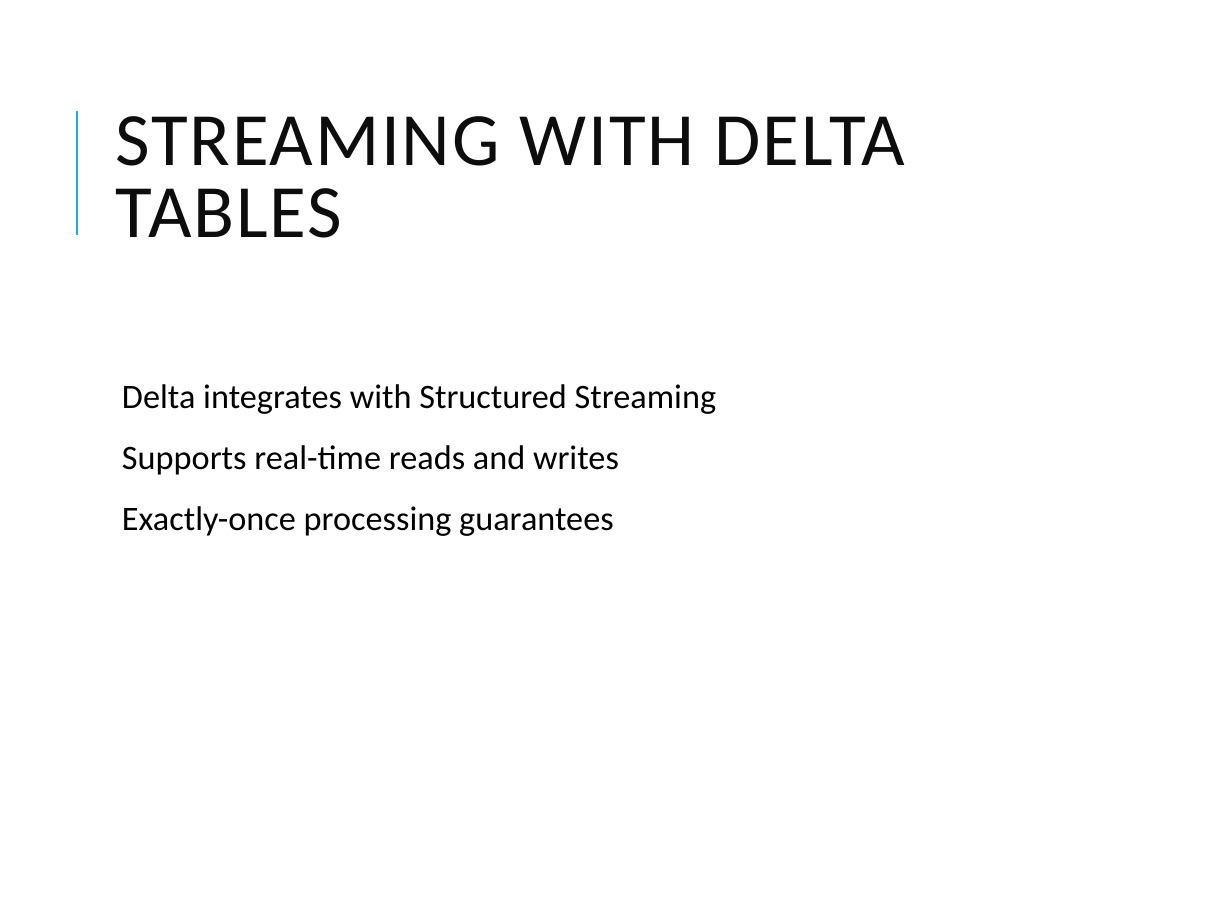
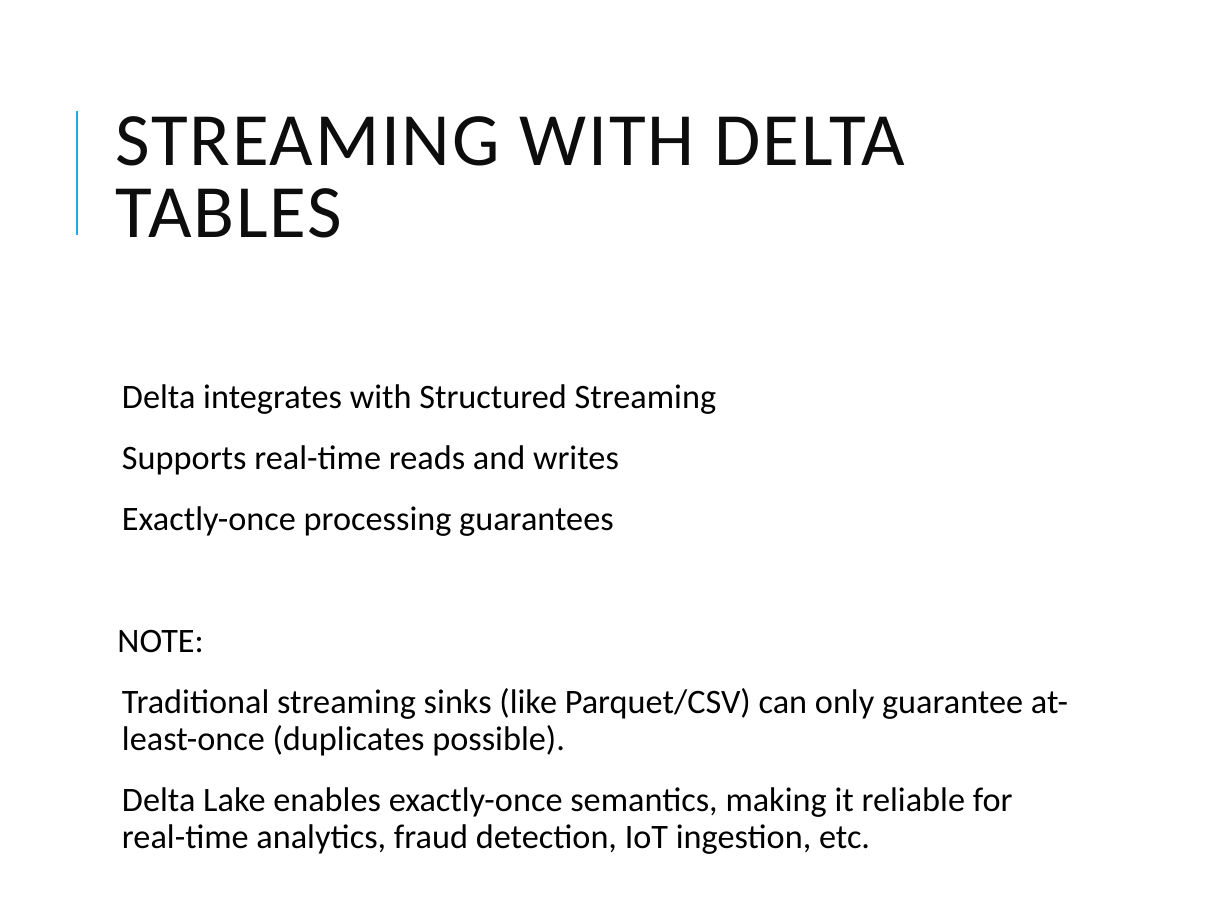
Before and after one commit to vikash-verma-profile/DE-Content-WithSnowflakes, a slide deck: slide 11 of Week-2/Day-1/Delta_Lake.pptx (slide 9 before the commit). Drawn at 1232x924 pixels with LibreOffice and Linux fonts; fonts in the diff are those of the drawing. Boxes give left, top, right and bottom in pixels: in the first picture for what was removed or moved away, otherwise in the second. Text is boxed around its words. In the diff, an @@ line names an element or a change of style, - is before the commit and + after.

```diff
--- a/Week-2/Day-1/Delta_Lake.pptx
+++ b/Week-2/Day-1/Delta_Lake.pptx
@@ text at (117,629,1068,854): paragraphs added @@
+NOTE:
+  Traditional streaming sinks (like Parquet/CSV) can only guarantee at-least-once (duplicates possible).
+  Delta Lake enables exactly-once semantics, making it reliable for real-time analytics, fraud detection, IoT ingestion, etc.
```
Also in this commit, not shown: 6 other slides changed, 5 slides added, 7 other files.
